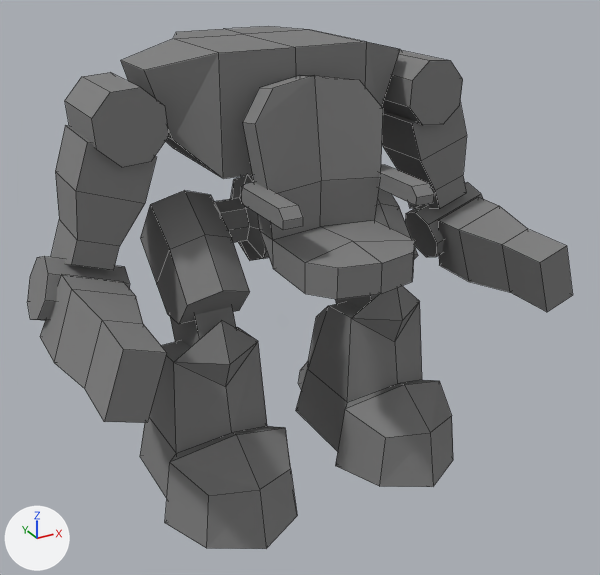
What one commit did to the Blender file src/assets/models/player_mech.blend.
Camera for both pictures: a 50 mm lens placed at (-4.18, -8.37, 3.14), pointed at (0.05, -0.68, -0.7). The axes (+X, +Y, +Z) are drawn at lower left. The lights are the same throughout. Mesh edges are drawn as thin lines.
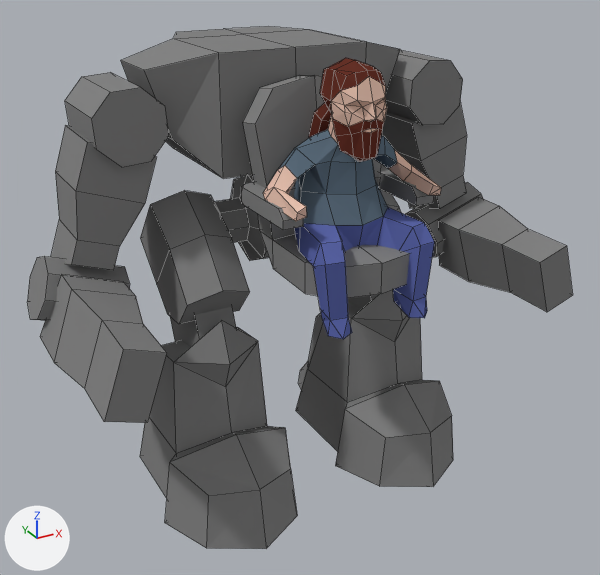
Commit message: assets: mech pilot mesh

Pixel boxes (x1, y1, x2, y2) of what changed, in the pictures (600 x 575 px):
'pilot', added (blue)
    after: (263, 58, 441, 339)
    faces in mat_jeans (blue #5e69ad): (294, 207, 435, 339)
    faces in mat_skirt (blue #5e6f7f): (279, 129, 397, 225)
    faces in mat_skin (beige #e7c1af): (263, 77, 441, 221)
    faces in mat_hear (dark red #653127): (309, 58, 386, 162)

The edits, one by one:
Material 'hear' (mat_hear) is new.
Its base color is (0.13, 0.0306, 0.0204) (dark red #653127).
Material 'skirt' (mat_skirt) is new.
Its base color is (0.111, 0.16, 0.212) (blue #5e6f7f).
Material 'jeans' (mat_jeans) is new.
Its base color is (0.112, 0.141, 0.419) (blue #5e69ad).
Material 'skin' (mat_skin) is new.
Its base color is (0.8, 0.532, 0.428) (beige #e7c1af).
Mesh me_icosphere is new.
It has 127 vertices, 127 faces and spans x 0.0..0.84, y -0.94..0.4, z -0.82..1.62.
Faces by material slot: [29, 18, 33, 47].
It uses material mat_jeans (blue #5e69ad).
It uses material mat_skirt (blue #5e6f7f).
It uses material mat_skin (beige #e7c1af).
It uses material mat_hear (dark red #653127).
Object 'pilot' (ob_pilot) is new; it shows me_icosphere.
Its location is (0.0, -1.53, 0.38).
It gains a MIRROR modifier named 'Mirror'.
